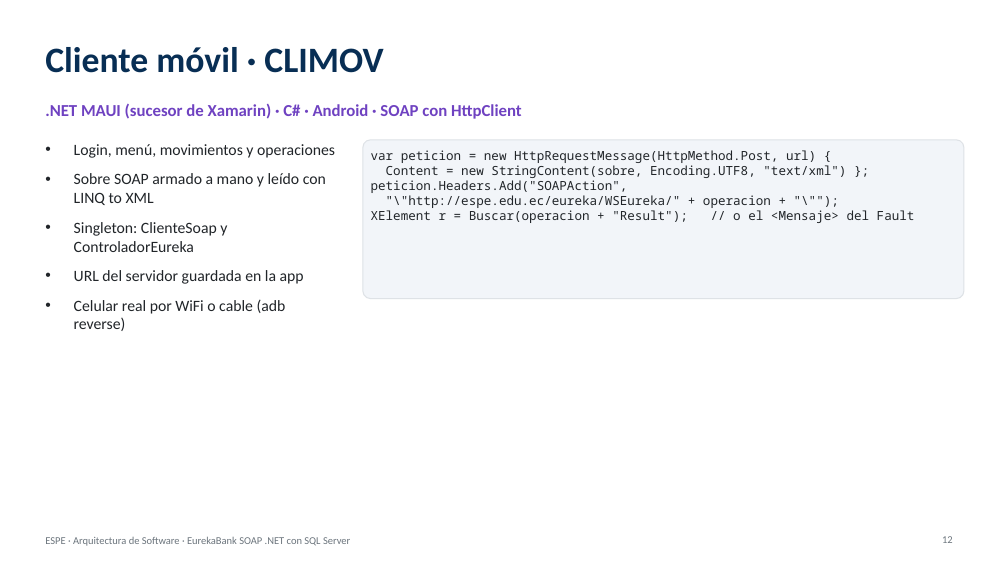
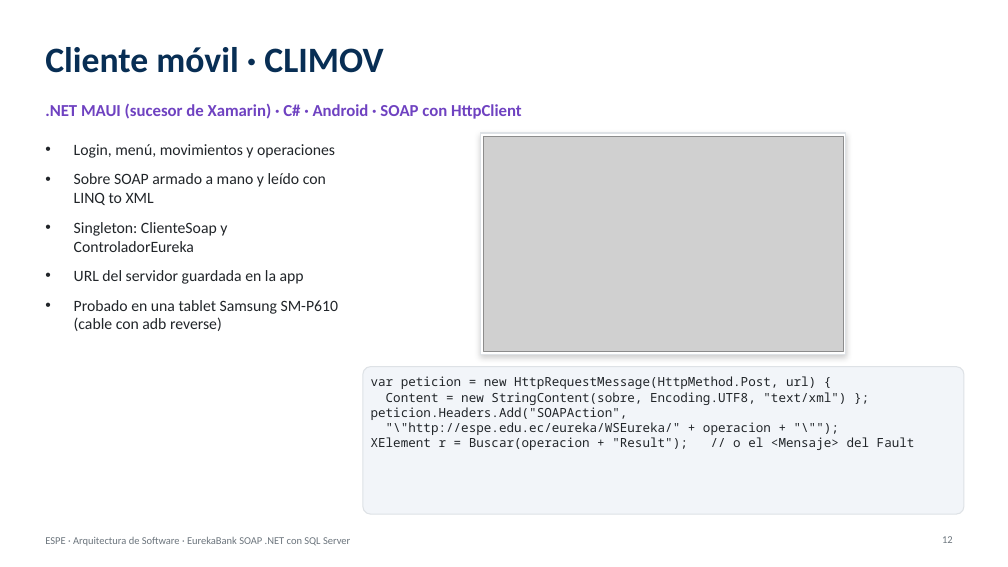
Before and after one commit to jsmasapanta/T2.1.2-PAO202651_SOAP_DOTNET_BDD_NRC36884_GR01, a slide deck: slide 12 of 05. DOCUMENTACIÓN/MANUAL_EUREKABANK_SOAP_DOTNET_BDD_GR01.pptx. Drawn at 1008x567 pixels with LibreOffice and Linux fonts; fonts in the diff are those of the drawing; grey boxes stand for pictures. Boxes give left, top, right and bottom in pixels: in the first picture for what was removed or moved away, otherwise in the second. Text is boxed around its words. In the diff, an @@ line names an element or a change of style, - is before the commit and + after.

Commit message:
Probar el cliente movil en tablet real y completar sus capturas
- MenuPage: icono y nombre de cada boton en una sola linea (Android solo mostraba el icono).
- MovimientosPage y OperacionPage: ocultar el teclado al consultar o registrar.
- Capturas del movil en una tablet Samsung SM-P610 (login, menu, movimientos y retiro).
- Manual y presentacion regenerados con esas capturas.

```diff
--- a/05. DOCUMENTACIÓN/MANUAL_EUREKABANK_SOAP_DOTNET_BDD_GR01.pptx
+++ b/05. DOCUMENTACIÓN/MANUAL_EUREKABANK_SOAP_DOTNET_BDD_GR01.pptx
@@ rectangle: place and size @@
-rectangle at bbox=[363, 140, 964, 299]
+rectangle at bbox=[481, 133, 846, 355]
@@ rectangle at bbox=[481, 133, 846, 355]: rounded rectangle to rectangle; fill #F2F5F9 to #FFFFFF; shadow on @@
@@ picture added at bbox=[484, 136, 843, 352] @@
@@ text at bbox=[74, 300, 339, 331]: text changed @@
-• Celular real por WiFi o cable (adb reverse)
+• Probado en una tablet Samsung SM-P610 (cable con adb reverse)
@@ rounded rectangle added at bbox=[363, 367, 964, 514], fill #F2F5F9, outline #DEE2E6 1 pt @@
@@ text "var peticion = new HttpRequestMessage(HttpMethod.Post, ...": place and size @@
-text "var peticion = new HttpRequestMessage(HttpMethod.Post, ..." at bbox=[371, 150, 915, 223]
+text "var peticion = new HttpRequestMessage(HttpMethod.Post, ..." at bbox=[371, 376, 915, 450]
```
Also in this commit, not shown: 9 other files.
